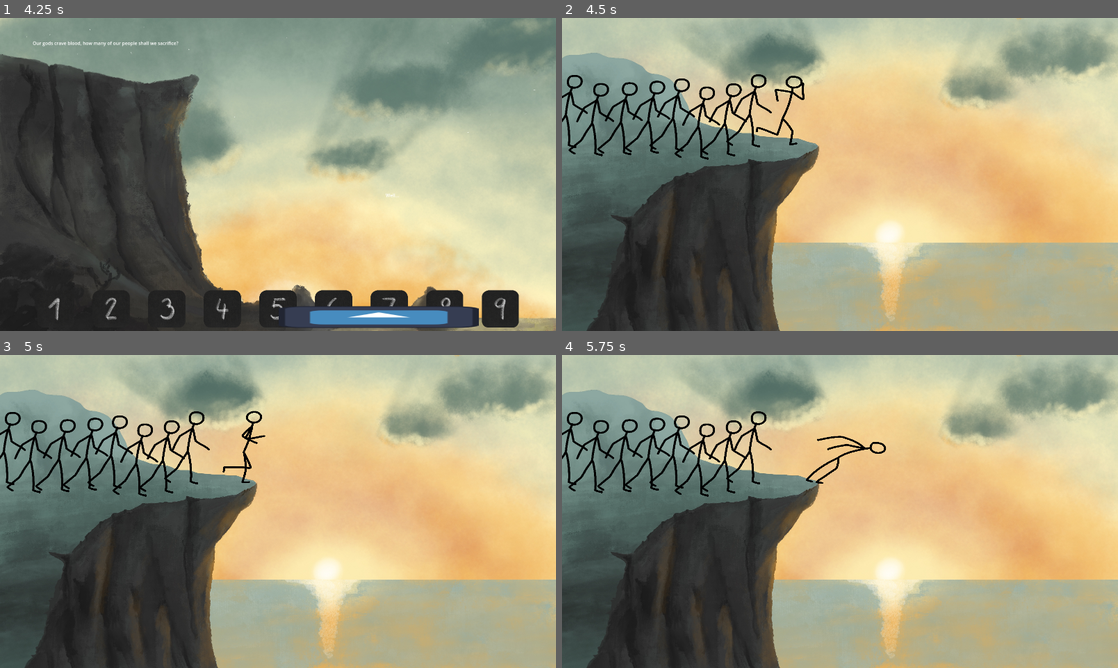
Above: before the commit, frames 1-4 (two rows, left to right).
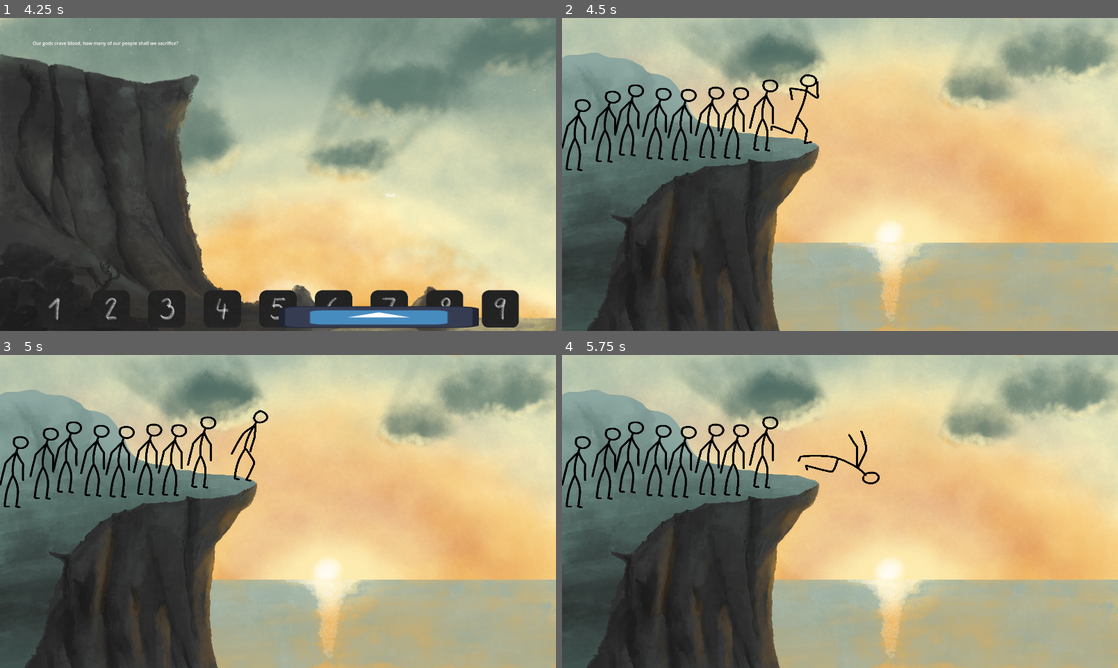
Above: after the commit, the same moments.

Repository: matouseek/game-jam-25
Game: Godot game, scene res://scenes/minigames/sacrifice.tscn
Two runs of this game, one before a commit and one after it. Both use one fixed random seed, a clock stepped at 60 frames per second and the inputs below. The project has no main scene, so this scene is started directly. The engine's default icon, where the game draws it, is replaced by a stand-in: a white triangle on a blue panel in a dark square. A sky picture missing from this copy of the repository is replaced by a grey-blue gradient. Sound files missing from this copy of the repository are replaced by a short silence.
Inputs (mouse positions are in pixels of both pictures, inside the frame that each line leads up to):
- Up to frame 1 (4.25 s): click "Play" at 0.5 s; tap Enter at 1.25, 2.75 s; move the mouse to (400, 158) at 1.27 s; hold D (right) 1.28-2.03 s; tap Space (shoot) at 1.35, 2, 2.1, 2.85, 3.6 s; move the mouse to (166, 190) at 2.02 s; hold S (down) 2.03-2.78 s; move the mouse to (333, 105) at 2.77 s; hold D (right) 2.78-3.53 s; move the mouse to (250, 237) at 3.52 s; hold W (up) from 3.53 s (still down)
- Up to frame 2 (4.5 s): release W (up) at 4.25 s; click (617, 309) at 4.25 s
- Up to frame 3 (5 s): no input
- Up to frame 4 (5.75 s): move the mouse to (1006, 558) at 5.02 s; hold A (left) from 5.03 s (still down); tap Space (shoot) at 5.1 s

Frame 1 is identical in both runs. In frame 2, 4.1% of the frame differs, in the area x 0-47%, y 18-49%; in frame 3, 4.0%; in frame 4, 4.2%, in the area x 0-59%, y 18-49%.

Commit message:
better animations

Diff:
--- a/scenes/minigames/sacrifice.tscn
+++ b/scenes/minigames/sacrifice.tscn
@@ -2,13 +2,13 @@
 
 [ext_resource type="Script" path="res://scripts/sacrifice.gd" id="1_3ju5s"]
 [ext_resource type="Texture2D" uid="uid://p021q2c51l5p" path="res://assets/icon.svg" id="2_deso3"]
-[ext_resource type="PackedScene" path="res://scenes/person.tscn" id="3_ix5le"]
+[ext_resource type="PackedScene" uid="uid://ejh0pen6n247" path="res://scenes/person.tscn" id="3_ix5le"]
 [ext_resource type="PackedScene" uid="uid://dip8t8q4mla4o" path="res://scenes/hud.tscn" id="3_xdwaq"]
 [ext_resource type="Texture2D" uid="uid://cw8af07bdwwv3" path="res://assets/cliff/CliffUp.jpg" id="4_74udx"]
 [ext_resource type="Texture2D" uid="uid://bp46irirym8dm" path="res://assets/cliff/CliffDown.jpg" id="4_y132j"]
 
 [sub_resource type="RectangleShape2D" id="RectangleShape2D_qvg0h"]
-size = Vector2(546, 364)
+size = Vector2(626, 587)
 
 [node name="Sacrifice" type="Node2D"]
 script = ExtResource("1_3ju5s")
@@ -25,35 +25,35 @@
 [node name="People" type="Node2D" parent="Falling"]
 
 [node name="Person" parent="Falling/People" instance=ExtResource("3_ix5le")]
-position = Vector2(843, 416)
+position = Vector2(864, 327)
 scale = Vector2(0.3, 0.3)
 
 [node name="Person2" parent="Falling/People" instance=ExtResource("3_ix5le")]
-position = Vector2(744, 420)
+position = Vector2(757, 354)
 scale = Vector2(0.3, 0.3)
 
 [node name="Person3" parent="Falling/People" instance=ExtResource("3_ix5le")]
-position = Vector2(658, 451)
+position = Vector2(656, 381)
 scale = Vector2(0.3, 0.3)
 
 [node name="Person4" parent="Falling/People" instance=ExtResource("3_ix5le")]
-position = Vector2(566, 462)
+position = Vector2(570, 379)
 scale = Vector2(0.3, 0.3)
 
 [node name="Person5" parent="Falling/People" instance=ExtResource("3_ix5le")]
-position = Vector2(479, 434)
+position = Vector2(475, 387)
 scale = Vector2(0.3, 0.3)
 
 [node name="Person6" parent="Falling/People" instance=ExtResource("3_ix5le")]
-position = Vector2(394, 442)
+position = Vector2(388, 383)
 scale = Vector2(0.3, 0.3)
 
 [node name="Person7" parent="Falling/People" instance=ExtResource("3_ix5le")]
-position = Vector2(299, 447)
+position = Vector2(293, 371)
 scale = Vector2(0.3, 0.3)
 
 [node name="Person8" parent="Falling/People" instance=ExtResource("3_ix5le")]
-position = Vector2(200, 450)
+position = Vector2(213, 393)
 scale = Vector2(0.3, 0.3)
 
 [node name="Person9" parent="Falling/People" instance=ExtResource("3_ix5le")]
@@ -66,7 +66,7 @@
 collision_mask = 0
 
 [node name="CollisionShape2D" type="CollisionShape2D" parent="Falling/CliffEnd"]
-position = Vector2(264, 79)
+position = Vector2(224, -32.5)
 shape = SubResource("RectangleShape2D_qvg0h")
 
 [node name="Prolog" type="Node2D" parent="."]
--- a/scenes/person.tscn
+++ b/scenes/person.tscn
@@ -1,24 +1,32 @@
-[gd_scene load_steps=16 format=3 uid="uid://ejh0pen6n247"]
+[gd_scene load_steps=24 format=3 uid="uid://ejh0pen6n247"]
 
 [ext_resource type="Script" path="res://scripts/person.gd" id="1_vcmnd"]
-[ext_resource type="Texture2D" uid="uid://cxrx3qngyqnh4" path="res://assets/cliff/Falling/Falling1.png" id="2_br1pv"]
-[ext_resource type="Texture2D" uid="uid://c8krvs2h4hty" path="res://assets/cliff/Falling/Falling0.png" id="3_0d8s6"]
-[ext_resource type="Texture2D" uid="uid://d1am2u0fkkykw" path="res://assets/cliff/Falling/Falling2.png" id="4_y76iy"]
-[ext_resource type="Texture2D" uid="uid://dbu1pc0kapbsq" path="res://assets/cliff/Falling/Falling3.png" id="5_2vwv6"]
-[ext_resource type="Texture2D" uid="uid://0uernqce34db" path="res://assets/cliff/Falling/Falling4.png" id="6_7h8hs"]
-[ext_resource type="Texture2D" uid="uid://m4si5w6lexqv" path="res://assets/cliff/Falling/Falling5.png" id="7_y83fu"]
-[ext_resource type="Texture2D" uid="uid://b4x8om13ikwk4" path="res://assets/cliff/Falling/Falling6.png" id="8_4d5b3"]
-[ext_resource type="Texture2D" uid="uid://cnl5n6duoqgh6" path="res://assets/cliff/Falling/Falling7.png" id="9_cnocp"]
-[ext_resource type="Texture2D" uid="uid://cac0qyi2dm6m1" path="res://assets/cliff/Running/Running0.png" id="10_dj0vh"]
-[ext_resource type="Texture2D" uid="uid://buy1rc3ui37au" path="res://assets/cliff/Running/Running1.png" id="11_pl6ua"]
-[ext_resource type="Texture2D" uid="uid://bhrw1sjyofy2" path="res://assets/cliff/Running/Running2.png" id="12_21sxc"]
-[ext_resource type="Texture2D" uid="uid://op0qntl2bib4" path="res://assets/cliff/Running/Running3.png" id="13_r7y6s"]
+[ext_resource type="Texture2D" uid="uid://bjnlxk4t5liyb" path="res://assets/cliff/StickmanCliff2/Falling/Falling1.png" id="2_uxg8x"]
+[ext_resource type="Texture2D" uid="uid://o0vket4fuyhf" path="res://assets/cliff/StickmanCliff2/Falling/Falling0.png" id="3_dfvnj"]
+[ext_resource type="Texture2D" uid="uid://dctrnr8yed7qb" path="res://assets/cliff/StickmanCliff2/Falling/Falling2.png" id="4_djmbo"]
+[ext_resource type="Texture2D" uid="uid://bcm7xioej0d23" path="res://assets/cliff/StickmanCliff2/Falling/Falling3.png" id="5_afmk3"]
+[ext_resource type="Texture2D" uid="uid://dwbl5xlgir1gr" path="res://assets/cliff/StickmanCliff2/Falling/Falling4.png" id="6_41xlk"]
+[ext_resource type="Texture2D" uid="uid://hgghbbrqs30a" path="res://assets/cliff/StickmanCliff2/Falling/Falling5.png" id="7_r4xd2"]
+[ext_resource type="Texture2D" uid="uid://dcppgygm6v0vu" path="res://assets/cliff/StickmanCliff2/Falling/Falling6.png" id="8_om2vr"]
+[ext_resource type="Texture2D" uid="uid://3ay85irdwo2i" path="res://assets/cliff/StickmanCliff2/Falling/Falling7.png" id="9_5b7ji"]
+[ext_resource type="Texture2D" uid="uid://bp5jy8u7rmdje" path="res://assets/cliff/StickmanCliff2/Falling/Falling8.png" id="10_utm2b"]
+[ext_resource type="Texture2D" uid="uid://cbfq121kcq7rs" path="res://assets/cliff/StickmanCliff2/Falling/Falling9.png" id="11_6qd8c"]
+[ext_resource type="Texture2D" uid="uid://c06n4n8cka2dd" path="res://assets/cliff/StickmanCliff2/Falling/Falling10.png" id="12_5j6oj"]
+[ext_resource type="Texture2D" uid="uid://ctnwj0b07ifma" path="res://assets/cliff/StickmanCliff2/Falling/Falling11.png" id="13_t4f5g"]
+[ext_resource type="Texture2D" uid="uid://bmxb45vya2mss" path="res://assets/cliff/StickmanCliff2/Falling/Falling12.png" id="14_03qpo"]
+[ext_resource type="Texture2D" uid="uid://cpb3fej5eo6sq" path="res://assets/cliff/StickmanCliff2/Running/Running0.png" id="15_nl454"]
+[ext_resource type="Texture2D" uid="uid://db346bown6or0" path="res://assets/cliff/StickmanCliff2/Running/Running1.png" id="16_4si8n"]
+[ext_resource type="Texture2D" uid="uid://0pt8884pjyit" path="res://assets/cliff/StickmanCliff2/Running/Running2.png" id="17_qpxcw"]
+[ext_resource type="Texture2D" uid="uid://mybnuxdo4ih7" path="res://assets/cliff/StickmanCliff2/Running/Running3.png" id="18_47cjv"]
+[ext_resource type="Texture2D" uid="uid://bgk6lnaimknek" path="res://assets/cliff/StickmanCliff2/Running/Running4.png" id="19_jhft1"]
+[ext_resource type="Texture2D" uid="uid://cp2vyulgjprmp" path="res://assets/cliff/StickmanCliff2/Running/Running5.png" id="20_58epv"]
+[ext_resource type="Texture2D" uid="uid://btuhdurl613yb" path="res://assets/cliff/StickmanCliff2/Running/Running6.png" id="21_f1fi5"]
 
 [sub_resource type="SpriteFrames" id="SpriteFrames_mtn36"]
 animations = [{
 "frames": [{
 "duration": 1.0,
-"texture": ExtResource("2_br1pv")
+"texture": ExtResource("2_uxg8x")
 }],
 "loop": true,
 "name": &"default",
@@ -26,28 +34,43 @@
 }, {
 "frames": [{
 "duration": 1.0,
-"texture": ExtResource("3_0d8s6")
+"texture": ExtResource("3_dfvnj")
 }, {
 "duration": 1.0,
-"texture": ExtResource("2_br1pv")
+"texture": ExtResource("2_uxg8x")
 }, {
 "duration": 1.0,
-"texture": ExtResource("4_y76iy")
+"texture": ExtResource("4_djmbo")
 }, {
 "duration": 1.0,
-"texture": ExtResource("5_2vwv6")
+"texture": ExtResource("5_afmk3")
 }, {
 "duration": 1.0,
-"texture": ExtResource("6_7h8hs")
+"texture": ExtResource("6_41xlk")
 }, {
 "duration": 1.0,
-"texture": ExtResource("7_y83fu")
+"texture": ExtResource("7_r4xd2")
 }, {
 "duration": 1.0,
-"texture": ExtResource("8_4d5b3")
+"texture": ExtResource("8_om2vr")
 }, {
 "duration": 1.0,
-"texture": ExtResource("9_cnocp")
+"texture": ExtResource("9_5b7ji")
+}, {
+"duration": 1.0,
+"texture": ExtResource("10_utm2b")
+}, {
+"duration": 1.0,
+"texture": ExtResource("11_6qd8c")
+}, {
+"duration": 1.0,
+"texture": ExtResource("12_5j6oj")
+}, {
+"duration": 1.0,
+"texture": ExtResource("13_t4f5g")
+}, {
+"duration": 1.0,
+"texture": ExtResource("14_03qpo")
 }],
 "loop": false,
 "name": &"falling",
@@ -55,16 +78,25 @@
 }, {
 "frames": [{
 "duration": 1.0,
-"texture": ExtResource("10_dj0vh")
+"texture": ExtResource("15_nl454")
 }, {
 "duration": 1.0,
-"texture": ExtResource("11_pl6ua")
+"texture": ExtResource("16_4si8n")
 }, {
 "duration": 1.0,
-"texture": ExtResource("12_21sxc")
+"texture": ExtResource("17_qpxcw")
 }, {
 "duration": 1.0,
-"texture": ExtResource("13_r7y6s")
+"texture": ExtResource("18_47cjv")
+}, {
+"duration": 1.0,
+"texture": ExtResource("19_jhft1")
+}, {
+"duration": 1.0,
+"texture": ExtResource("20_58epv")
+}, {
+"duration": 1.0,
+"texture": ExtResource("21_f1fi5")
 }],
 "loop": true,
 "name": &"running",
@@ -72,7 +104,7 @@
 }]
 
 [sub_resource type="RectangleShape2D" id="RectangleShape2D_p4fqk"]
-size = Vector2(64.565, 55.0726)
+size = Vector2(223.283, 165)
 
 [node name="Person" type="Area2D"]
 collision_mask = 2
@@ -84,9 +116,9 @@
 position = Vector2(16, -22)
 scale = Vector2(0.511441, 0.443479)
 sprite_frames = SubResource("SpriteFrames_mtn36")
-animation = &"falling"
 
 [node name="CollisionShape2D" type="CollisionShape2D" parent="."]
+position = Vector2(-124, -390.5)
 shape = SubResource("RectangleShape2D_p4fqk")
 
 [connection signal="area_entered" from="." to="." method="_on_area_entered"]
